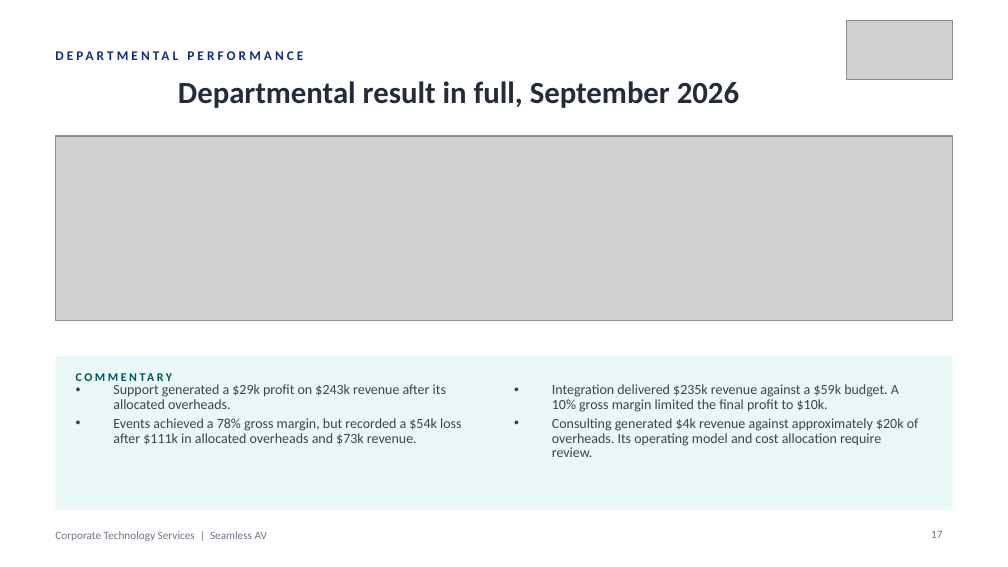
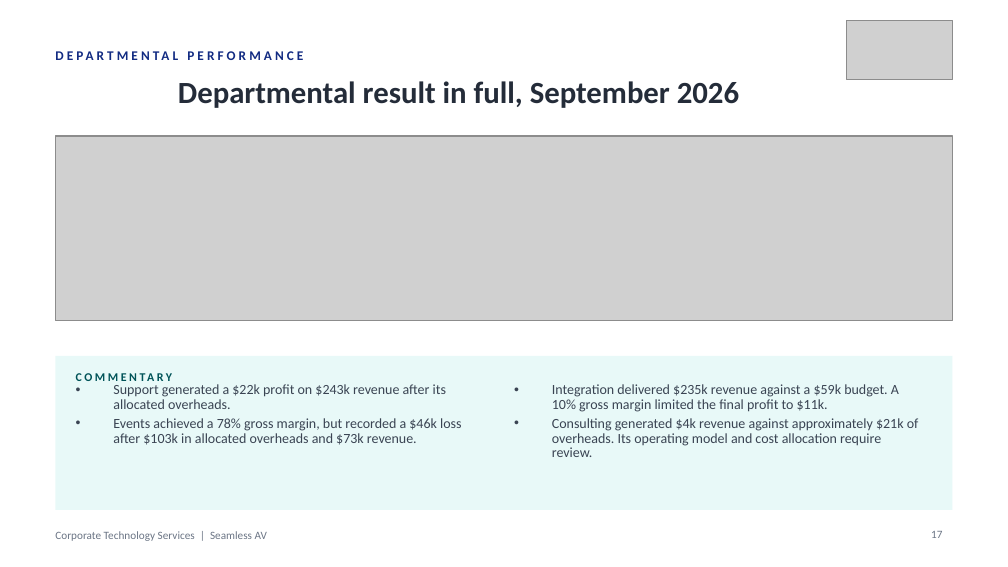
Before and after one commit to WesleyNelson-O33/Claude, a slide deck: slide 17 of deck/CTS Monthly Business Review - 30092026.pptx. Drawn at 1008x567 pixels with LibreOffice and Linux fonts; fonts in the diff are those of the drawing; grey boxes stand for pictures. Boxes give left, top, right and bottom in pixels: in the first picture for what was removed or moved away, otherwise in the second. Text is boxed around its words. In the diff, an @@ line names an element or a change of style, - is before the commit and + after.

```diff
--- a/deck/CTS Monthly Business Review - 30092026.pptx
+++ b/deck/CTS Monthly Business Review - 30092026.pptx
@@ text at (x1=113, y1=384, x2=462, y2=445): text changed @@
-• Support generated a $29k profit on $243k revenue after its allocated overheads.
-• Events achieved a 78% gross margin, but recorded a $54k loss after $111k in allocated overheads and $73k revenue.
+• Support generated a $22k profit on $243k revenue after its allocated overheads.
+• Events achieved a 78% gross margin, but recorded a $46k loss after $103k in allocated overheads and $73k revenue.
@@ text at (x1=552, y1=384, x2=919, y2=457): text changed @@
-• Integration delivered $235k revenue against a $59k budget. A 10% gross margin limited the final profit to $10k.
-• Consulting generated $4k revenue against approximately $20k of overheads. Its operating model and cost allocation require review.
+• Integration delivered $235k revenue against a $59k budget. A 10% gross margin limited the final profit to $11k.
+• Consulting generated $4k revenue against approximately $21k of overheads. Its operating model and cost allocation require review.
```
Also in this commit, not shown: 10 other slides changed, 36 other files.
